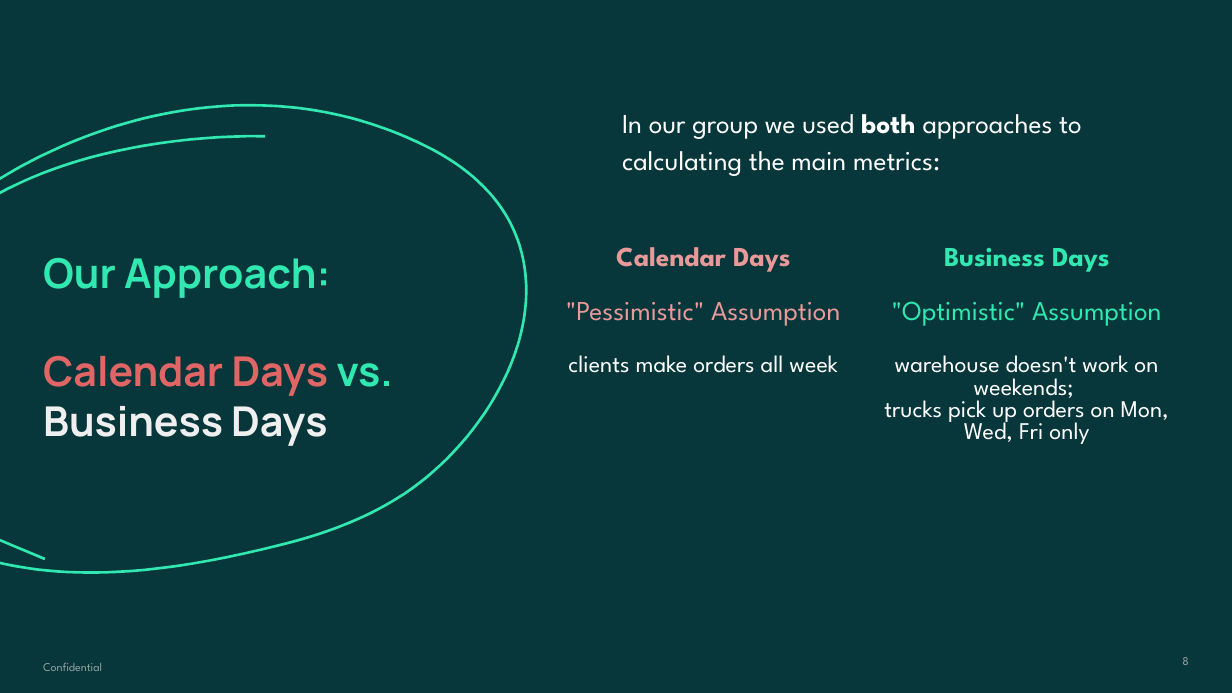
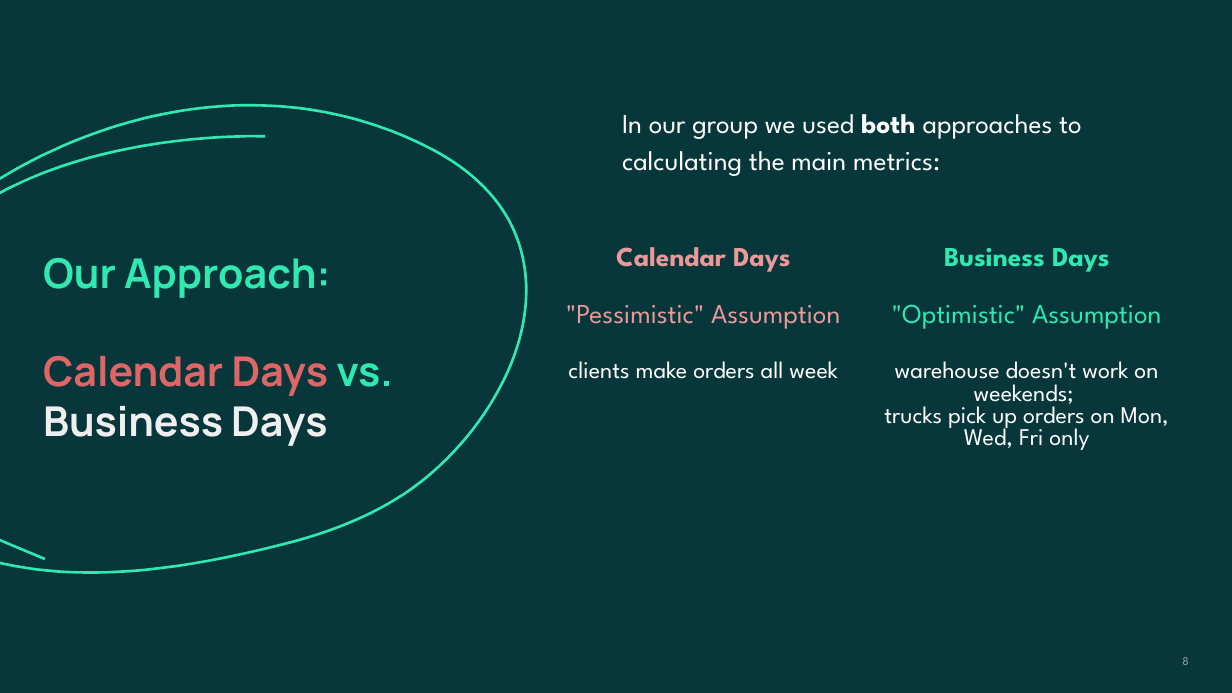
Before and after one commit to skibodaria/muesli-project, a slide deck: slide 8 of presentation/Muesli Delivery EDA.pptx. Drawn at 1232x693 pixels with LibreOffice and Linux fonts; fonts in the diff are those of the drawing. Boxes give left, top, right and bottom in pixels: in the first picture for what was removed or moved away, otherwise in the second. Text is boxed around its words. In the diff, an @@ line names an element or a change of style, - is before the commit and + after.

```diff
--- a/presentation/Muesli Delivery EDA.pptx
+++ b/presentation/Muesli Delivery EDA.pptx
@@ table: place and size @@
-table at [542, 235, 1190, 639]
+table at [542, 235, 1190, 522]
@@ subtitle removed at [43, 662, 102, 671] @@
-Confidential
```
Also in this commit, not shown: 24 other slides changed, 1 other file.
